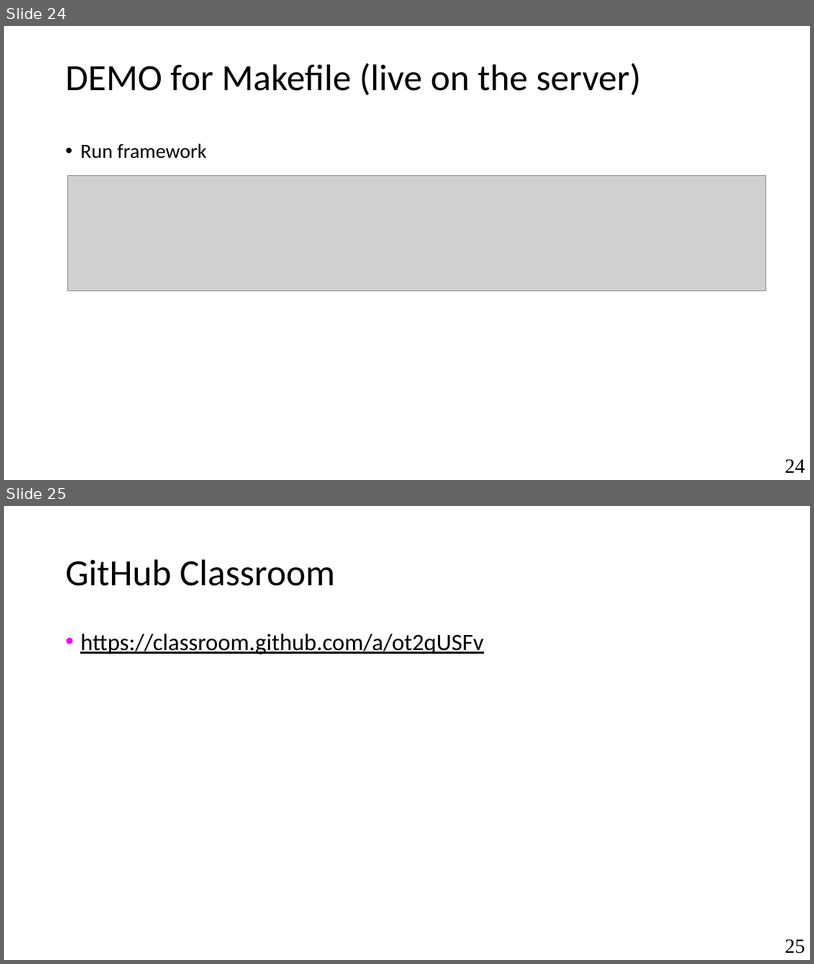
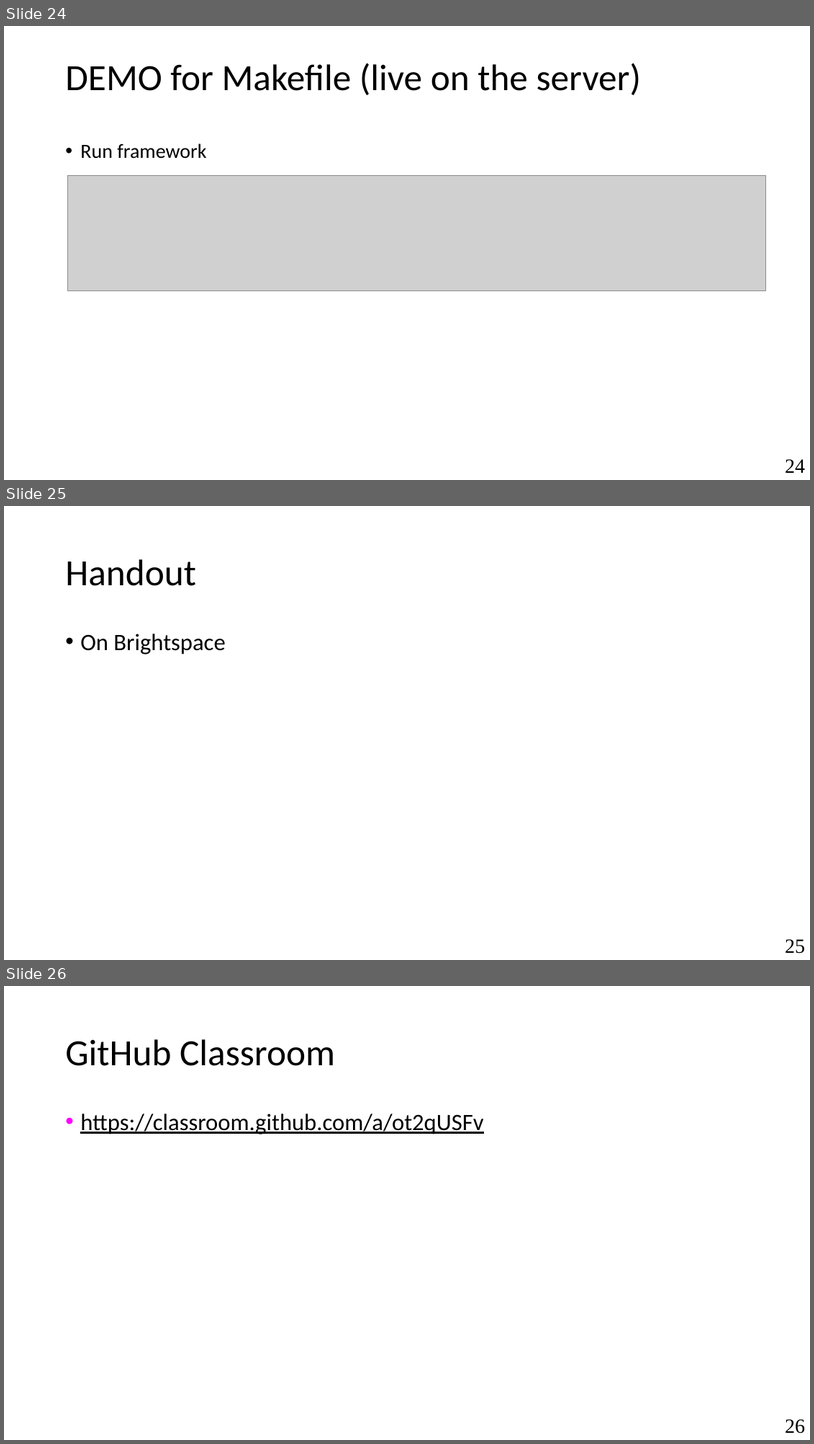
Before and after one commit to antoniobianchi333/cs408, a slide deck: labs/lab1/slides/lab1_intro.pptx. Shown one above the other, each under a label of ours: slides 24 and 25 before the commit, slides 24, 25 and 26 after it. The pictures are 814x964 and 814x1444 pixels, drawn with LibreOffice and Linux fonts; fonts in the diff are those of the drawing; grey boxes stand for pictures. Boxes give left, top, right and bottom in pixels: in the first picture for what was removed or moved away, otherwise in the second. Text is boxed around its words. In the diff, an @@ line names an element or a change of style, - is before the commit and + after.

```diff
--- a/labs/lab1/slides/lab1_intro.pptx
+++ b/labs/lab1/slides/lab1_intro.pptx
@@ slide 25 added at (x1=4, y1=506, x2=810, y2=960), background #FFFFFF @@
@@ title added at (x1=65, y1=559, x2=196, y2=586), 44 pt, text #000000 @@
+Handout
@@ text added at (x1=80, y1=633, x2=225, y2=654), 28 pt, text #000000 @@
+• On Brightspace
@@ page number added at (x1=785, y1=939, x2=805, y2=953), 24 pt, text #000000 @@
+25
@@ what was slide 25 is now slide 26 @@
@@ page number at (x1=785, y1=1419, x2=805, y2=1433): text changed @@
-25
+26
```
Also in this commit, not shown: 1 slide changed, 1 other slide added, 1 slide removed, 1 other file.
